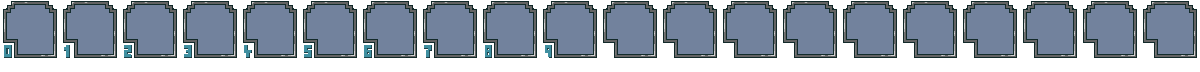
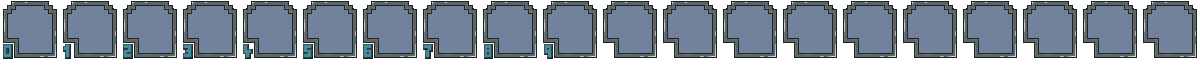
Two versions of the same layered image (1200 × 72). Layer-by-layer changes:
added layer "Clipboard" above "Layer #2" over bbox(8, 45, 552, 58)
added layer "Layer #2" above "Layer" over bbox(3, 44, 553, 59)
painted on "Layer" over bbox(4, 4, 1196, 58)
